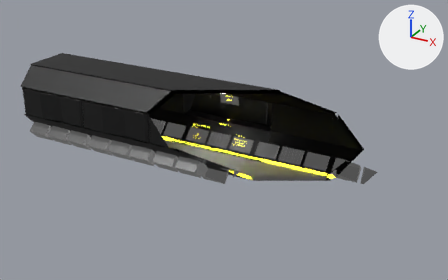
One commit to the glTF model Portfolio 2.0 English.glb: the scene before it, then after it.
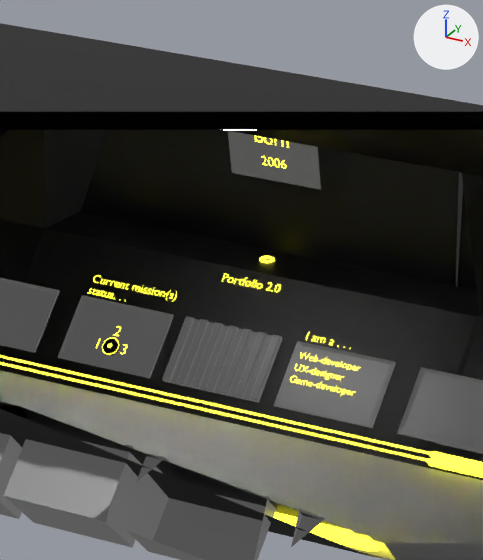
Each version appears first whole from a camera (50 mm lens) standing at (219.7, -369.4, 192.9) and looking at (13.2, 6.1, 5.1), and next in a close-up on the part from 39% to 61% of the width and 24% to 64% of the height. Lighting does not change. The marker at upper right points along +X, +Y and +Z. Everything nearer to the camera than a plane just in front of the edit is cut away. Where no turn or scale is listed for an object, it has been applied to the vertices.
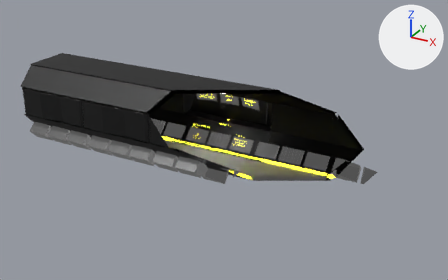
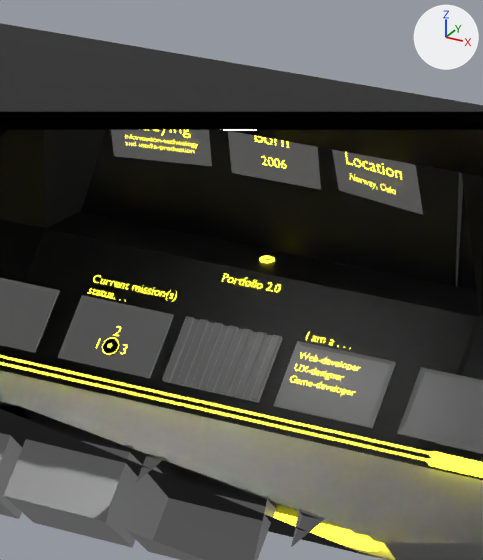
Pixel boxes (x1, y1, x2, y2) of what changed, in the close-ups (483 x 560 px):
'Cube.010', added
    after: (332, 150, 423, 215)
'Cube.011', added
    after: (111, 130, 212, 166)
'Text.012', added
    after: (125, 134, 198, 153)
'Text.013', added
    after: (345, 152, 402, 180)
'Text.016', added
    after: (350, 173, 396, 194)
'Text.011', added
    after: (154, 130, 191, 138)

The change, as a diff of the scene's bpy script:
```diff
--- a/Portfolio 2.0 English.glb.py
+++ b/Portfolio 2.0 English.glb.py
@@ mat_material_0032 @@
+mat_material_0032 = principled_material('Material.0032')
+mat_material_0032.base_color = (0.0506, 0.0506, 0.0506)  # black #404040
+mat_material_0032.metallic = 1.0
+mat_material_0032.roughness = 0.368
+mat_material_0032.emission_strength = 0.0817
@@ mat_material_0031 @@
+mat_material_0031 = principled_material('Material.0031')
+mat_material_0031.base_color = (0.0506, 0.0506, 0.0506)  # black #404040
+mat_material_0031.metallic = 1.0
+mat_material_0031.roughness = 0.368
+mat_material_0031.emission_strength = 0.0817
@@ me_cube_007 @@
+me_cube_007.from_pydata(...)  # 20 vertices, 36 faces; spans x 11.8..28.6, y 29.8..39.4, z 21.9..31.6
+me_cube_007.materials.append(mat_material_0032)  # black #404040
@@ me_text_016 @@
+me_text_016.from_pydata(...)  # 747 vertices, 733 faces; spans x 0.11..9.28, y -2.44..-0.03, z -0.46..1.13
+me_text_016.materials.append(mat_material_001)  # yellow #faff4c
@@ me_text_013 @@
+me_text_013.from_pydata(...)  # 637 vertices, 625 faces; spans x 14.55..25.35, y 30.88..33.26, z 27.38..29.64
+me_text_013.materials.append(mat_material_001)  # yellow #faff4c
@@ me_text_012_1 @@
+me_text_012_1.from_pydata(...)  # 3244 vertices, 3188 faces; spans x -24.0..-11.54, y 30.95..33.62, z 24.58..27.1
+me_text_012_1.materials.append(mat_material_001)  # yellow #faff4c
@@ me_text_011_1 @@
+me_text_011_1.from_pydata(...)  # 687 vertices, 675 faces; spans x -23.8..-13.19, y 30.11..32.89, z 26.97..29.86
+me_text_011_1.materials.append(mat_material_001)  # yellow #faff4c
@@ me_cube_012 @@
+me_cube_012.from_pydata(...)  # 20 vertices, 36 faces; spans x -27.0..-10.2, y 29.5..39.2, z 21.9..31.6
+me_cube_012.materials.append(mat_material_0031)  # black #404040
@@ ob_cube_010 @@
+ob_cube_010 = bpy.data.objects.new('Cube.010', me_cube_007)
+ob_cube_010.location = (0.0, 2.6, 0.0)
@@ ob_text_016 @@
+ob_text_016 = bpy.data.objects.new('Text.016', me_text_016)
+ob_text_016.location = (15.2, 35.8, 25.0)
@@ ob_text_013 @@
+ob_text_013 = bpy.data.objects.new('Text.013', me_text_013)
+ob_text_013.location = (0.0, 2.6, 0.0)
@@ ob_text_012 @@
+ob_text_012 = bpy.data.objects.new('Text.012', me_text_012_1)
+ob_text_012.location = (-0.6, 2.5, -0.5)
@@ ob_text_011 @@
+ob_text_011 = bpy.data.objects.new('Text.011', me_text_011_1)
+ob_text_011.location = (0.0, 2.6, 0.0)
@@ ob_cube_011 @@
+ob_cube_011 = bpy.data.objects.new('Cube.011', me_cube_012)
+ob_cube_011.location = (0.0, 2.6, 0.0)
```
